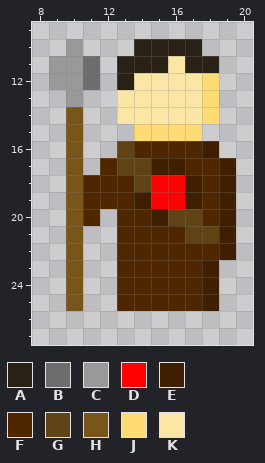
One commit to this pixel-art sprite: art/characters/soldier.png. The first picture shows the starting point.
The file is 32x32 pixels. Shown: x 8..20, y 9..27.
Palette (. is transparent): A #292016  B #6d6d6d  C #999999  D #ff0000  E #3f1f00  F #4e2700  G #604314  H #7a5519  J #ffdb73  K #fce6a6
Pixels before, first column x 9:
10 .C...AAAA..
11 CCB.AAAKAA.
12 CCB.AKKKKJ.
13 .C..KKKKKJ.
14 .H..KKKKKJ.
15 .H...JJJJ..
16 .H..GFFFFE.
17 .H.FGGEEFFE
18 .HFFFGDDEFE
19 .HFFFEDDEFE
20 .HF.FFEGGFE
21 .H..FFFFGGE
22 .H..FFFFFFE
23 .H..FFFFFE.
24 .H..FFFFFE.
25 .H..FFFFFE.
After:
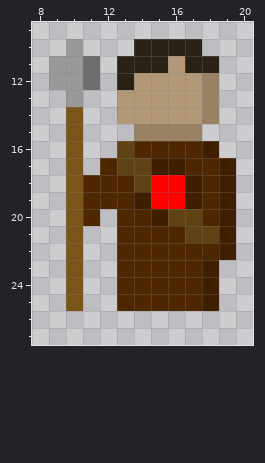
The exact change:
colour J: #ffdb73 -> #998263
colour K: #fce6a6 -> #b29876
Where, in picture pixels (left, top, right, bottom), the same in both pictures:
changed: (117, 56, 219, 141)
